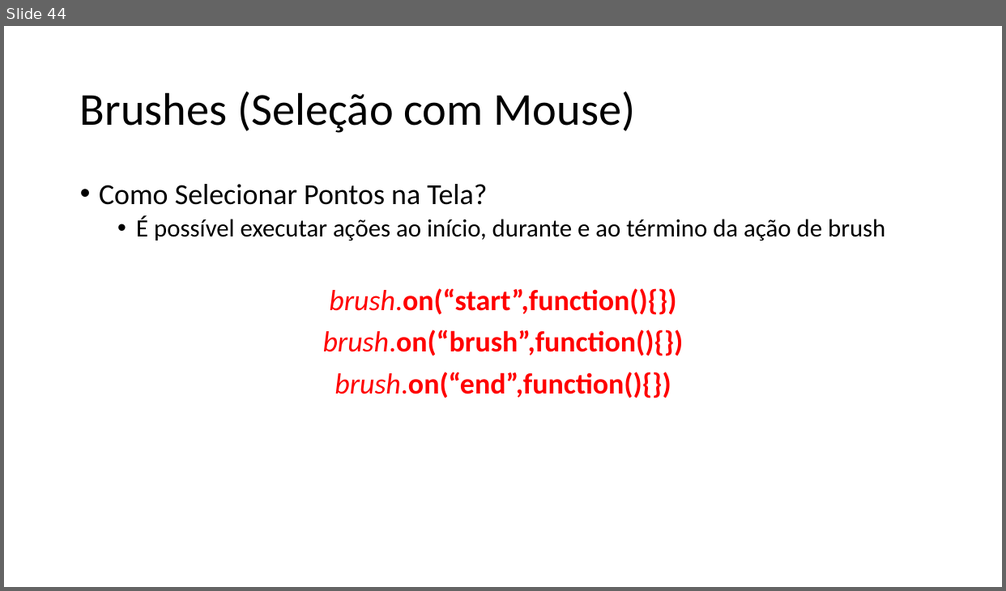
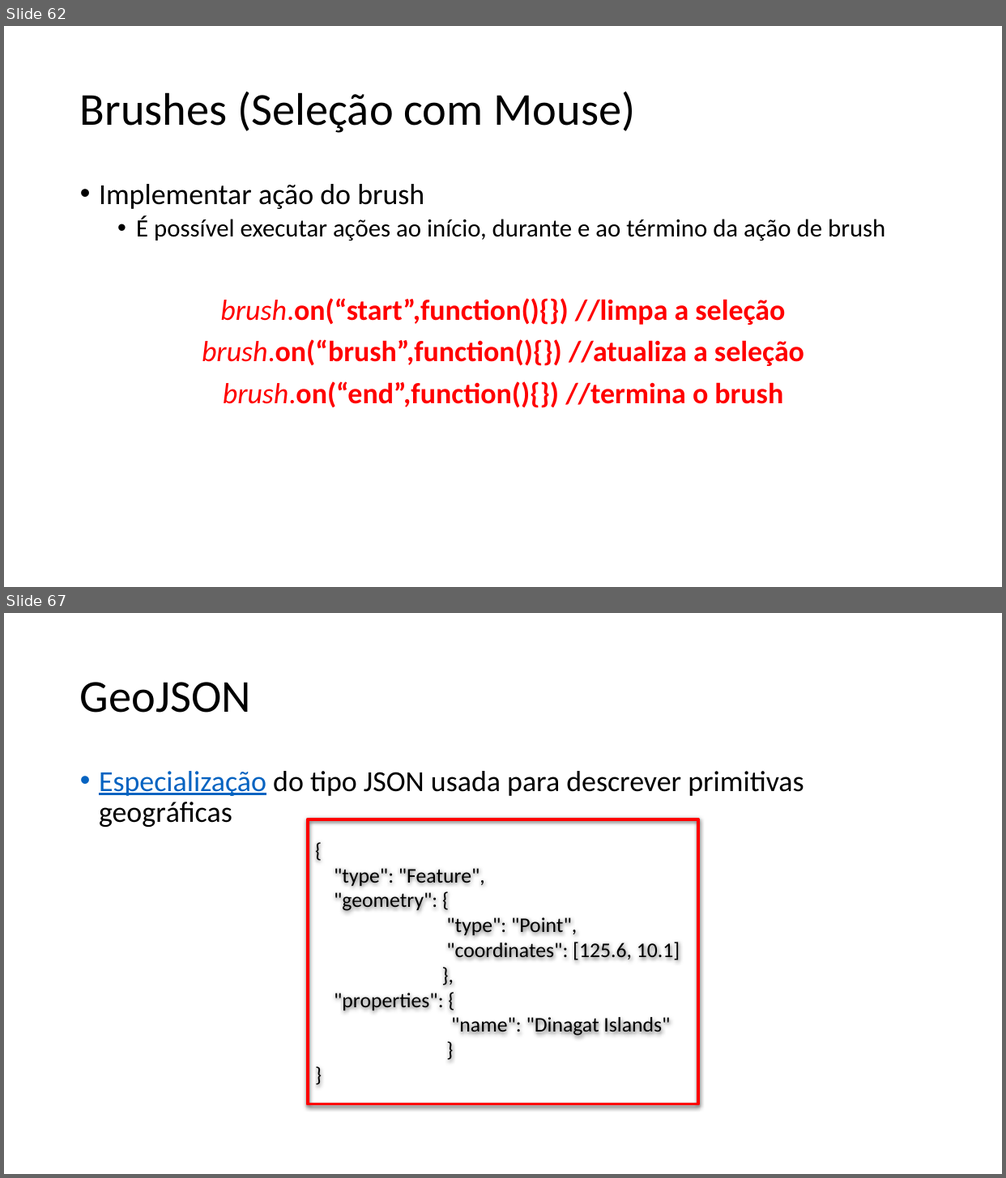
Before and after one commit to filipecmedeiros/Treinamento-d3.js, a slide deck: Aula2.pptx. Shown one above the other, each under a label of ours: slide 44 before the commit, slides 62 and 67 after it; the slides between them are not shown. The pictures are 1006x591 and 1006x1178 pixels, drawn with LibreOffice and Linux fonts; fonts in the diff are those of the drawing. Boxes give left, top, right and bottom in pixels: in the first picture for what was removed or moved away, otherwise in the second. Text is boxed around its words. In the diff, an @@ line names an element or a change of style, - is before the commit and + after.

```diff
--- a/Aula2.pptx
+++ b/Aula2.pptx
@@ slide 67 added at [4,613,1002,1174], background #FFFFFF @@
@@ title added at [80,682,251,713], 44 pt, text #000000 @@
+GeoJSON
@@ text added at [99,771,803,827], 28 pt, text #000000 @@
+• Especialização do tipo JSON usada para descrever primitivas geográficas
@@ rectangle added at [308,820,699,1105], outline #FF0000 3 pt, 20 pt, text #000000 @@
+{
+"type": "Feature",
+"geometry": {
+"type": "Point",
+"coordinates": [125.6, 10.1]
+},
+"properties": {
+"name": "Dinagat Islands"
+}
+}
@@ what was slide 44 is now slide 62 @@
@@ slide 62 changed as well @@
@@ text at [99,184,424,209]: text changed @@
-• Como Selecionar Pontos na Tela?
+• Implementar ação do brush
@@ text at [202,298,804,408]: text changed @@
-brush.on(“start”,function(){})
-brush.on(“brush”,function(){})
-brush.on(“end”,function(){})
+brush.on(“start”,function(){}) //limpa a seleção
+brush.on(“brush”,function(){}) //atualiza a seleção
+brush.on(“end”,function(){}) //termina o brush
```
Also in this commit, not shown: 6 other slides changed, 30 other slides added, 8 slides removed, 11 other files.
